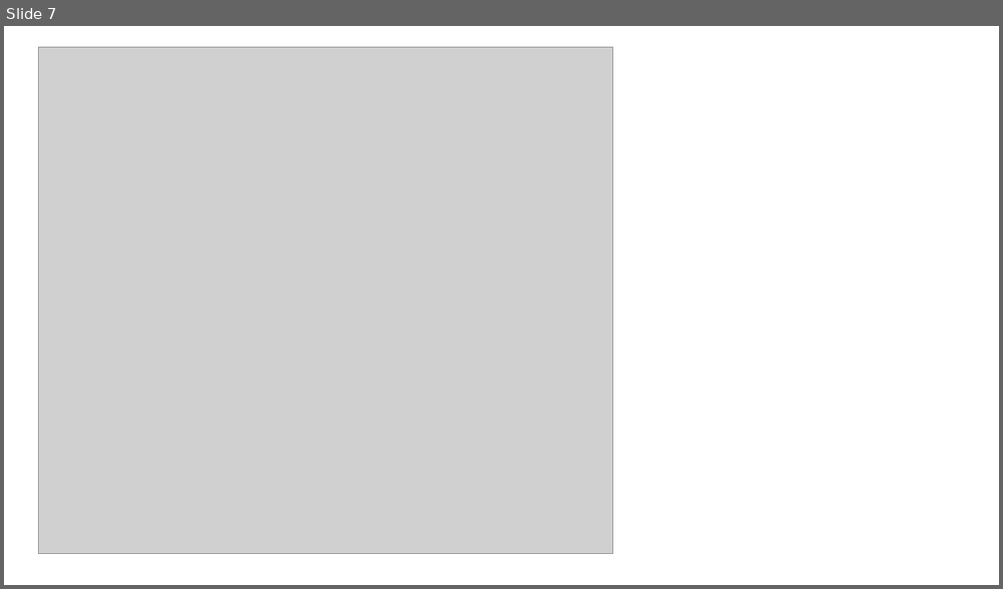
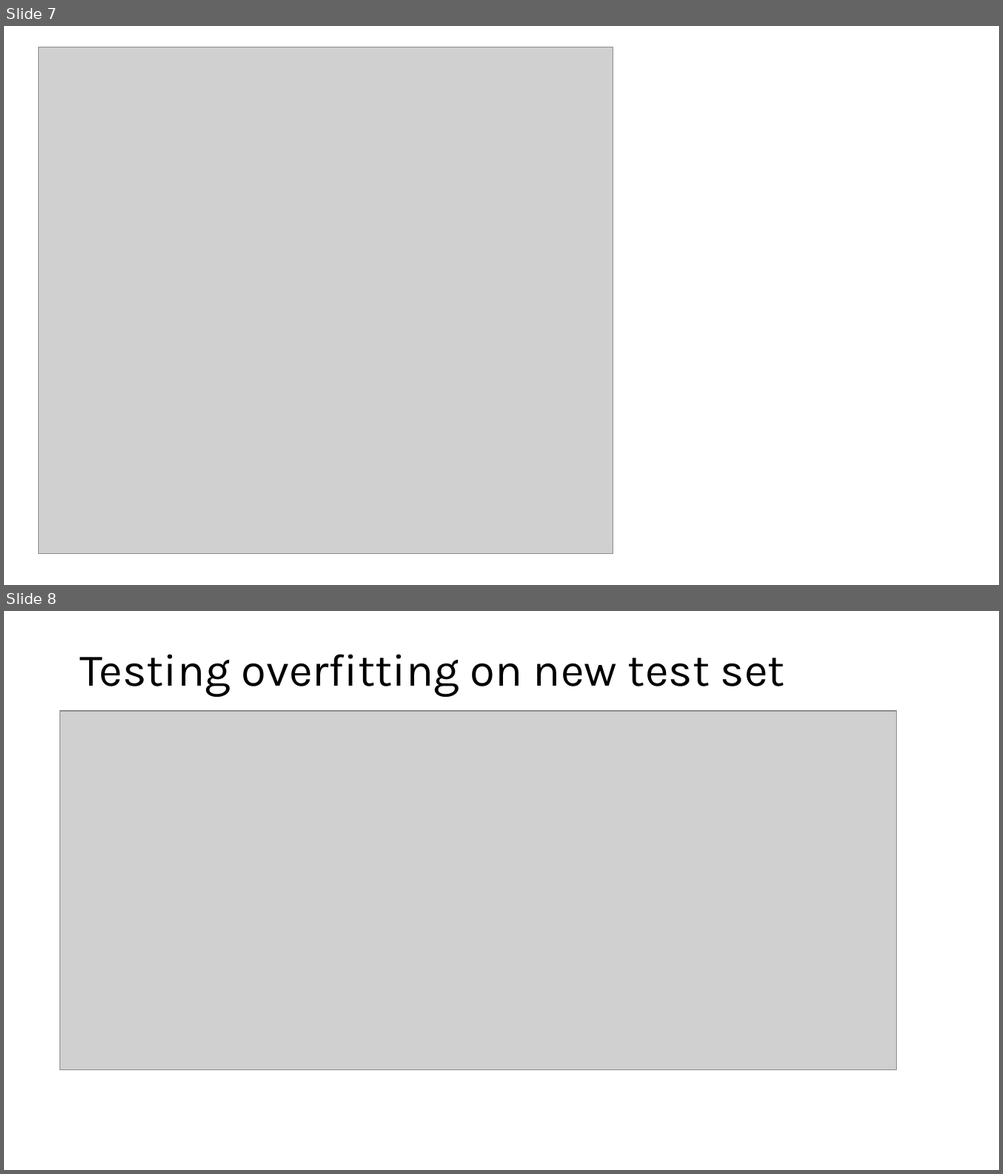
Before and after one commit to bjoern555/dwh2-text-to-sql, a slide deck: docs/DHW2_Wagner_Kryeziu_Johnson.pptx. Shown one above the other, each under a label of ours: slide 7 before the commit, slides 7 and 8 after it. The pictures are 1003x589 and 1003x1174 pixels, drawn with LibreOffice and Linux fonts; fonts in the diff are those of the drawing; grey boxes stand for pictures. Boxes give left, top, right and bottom in pixels: in the first picture for what was removed or moved away, otherwise in the second. Text is boxed around its words. In the diff, an @@ line names an element or a change of style, - is before the commit and + after.

```diff
--- a/docs/DHW2_Wagner_Kryeziu_Johnson.pptx
+++ b/docs/DHW2_Wagner_Kryeziu_Johnson.pptx
@@ slide 8 added at [4, 611, 999, 1170], background #FFFFFF @@
@@ title added at [79, 654, 785, 697], 44 pt, text #000000 @@
+Testing overfitting on new test set
@@ picture added at [60, 711, 896, 1071] @@
```
Also in this commit, not shown: 2 slides changed, 1 other slide added, 1 slide removed, 1 other file.
